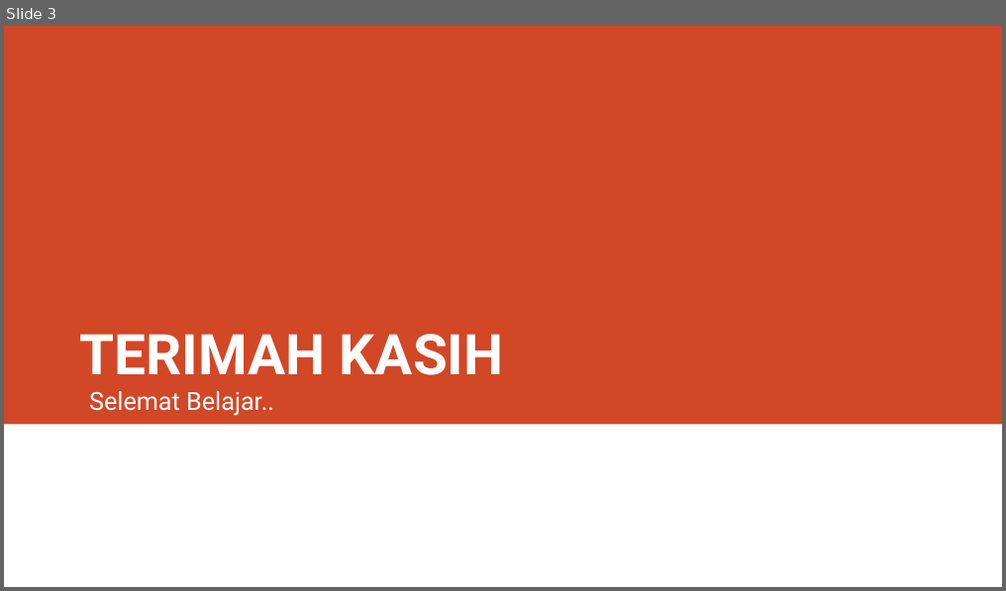
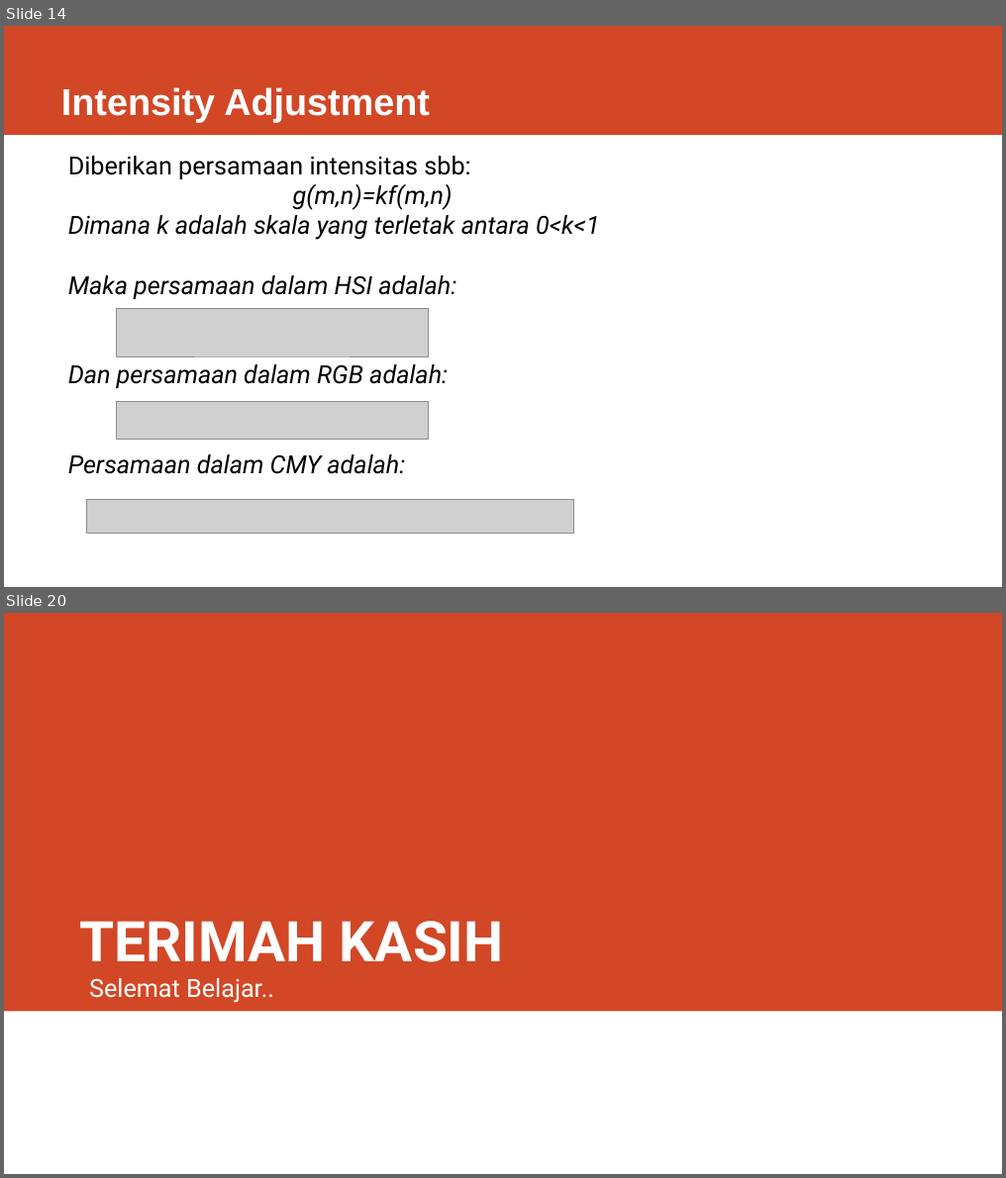
Before and after one commit to rizalarfani/Pengolahan-Citra-Digital-PCD-, a slide deck: Materi/Matriks.pptx. Shown one above the other, each under a label of ours: slide 3 before the commit, slides 14 and 20 after it; the slides between them are not shown. The pictures are 1006x591 and 1006x1178 pixels, drawn with LibreOffice and Linux fonts; fonts in the diff are those of the drawing; grey boxes stand for pictures. Boxes give left, top, right and bottom in pixels: in the first picture for what was removed or moved away, otherwise in the second. Text is boxed around its words. In the diff, an @@ line names an element or a change of style, - is before the commit and + after.

```diff
--- a/Materi/Matriks.pptx
+++ b/Materi/Matriks.pptx
@@ slide 14 added at bbox=[4, 26, 1002, 587], background #FFFFFF @@
@@ rectangle added at bbox=[4, 26, 1002, 135], fill #D24726 @@
@@ title added at bbox=[61, 87, 430, 122], 36 pt, text #FFFFFF, bold @@
+Intensity Adjustment
@@ text added at bbox=[68, 156, 600, 474], 24 pt, text #000000, italic @@
+Diberikan persamaan intensitas sbb:
+g(m,n)=kf(m,n)
+Dimana k adalah skala yang terletak antara 0<k<1
+Maka persamaan dalam HSI adalah:
+Dan persamaan dalam RGB adalah:
+Persamaan dalam CMY adalah:
@@ picture added at bbox=[116, 309, 428, 357] @@
@@ picture added at bbox=[116, 401, 428, 439] @@
@@ picture added at bbox=[86, 500, 573, 533] @@
@@ what was slide 3 is now slide 20 @@
```
Also in this commit, not shown: 1 slide changed, 17 other slides added, 1 slide removed, 2 other files.
